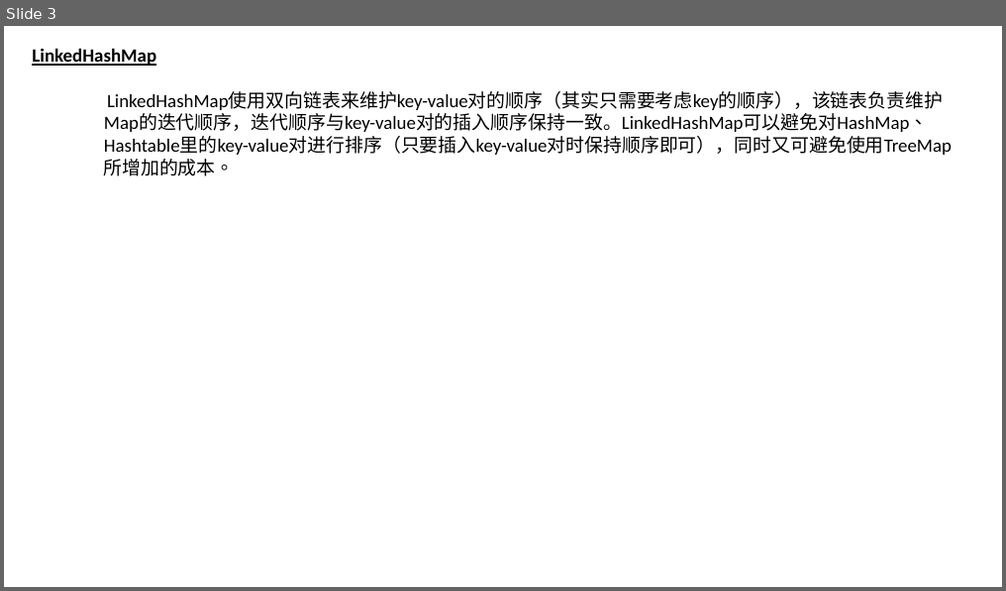
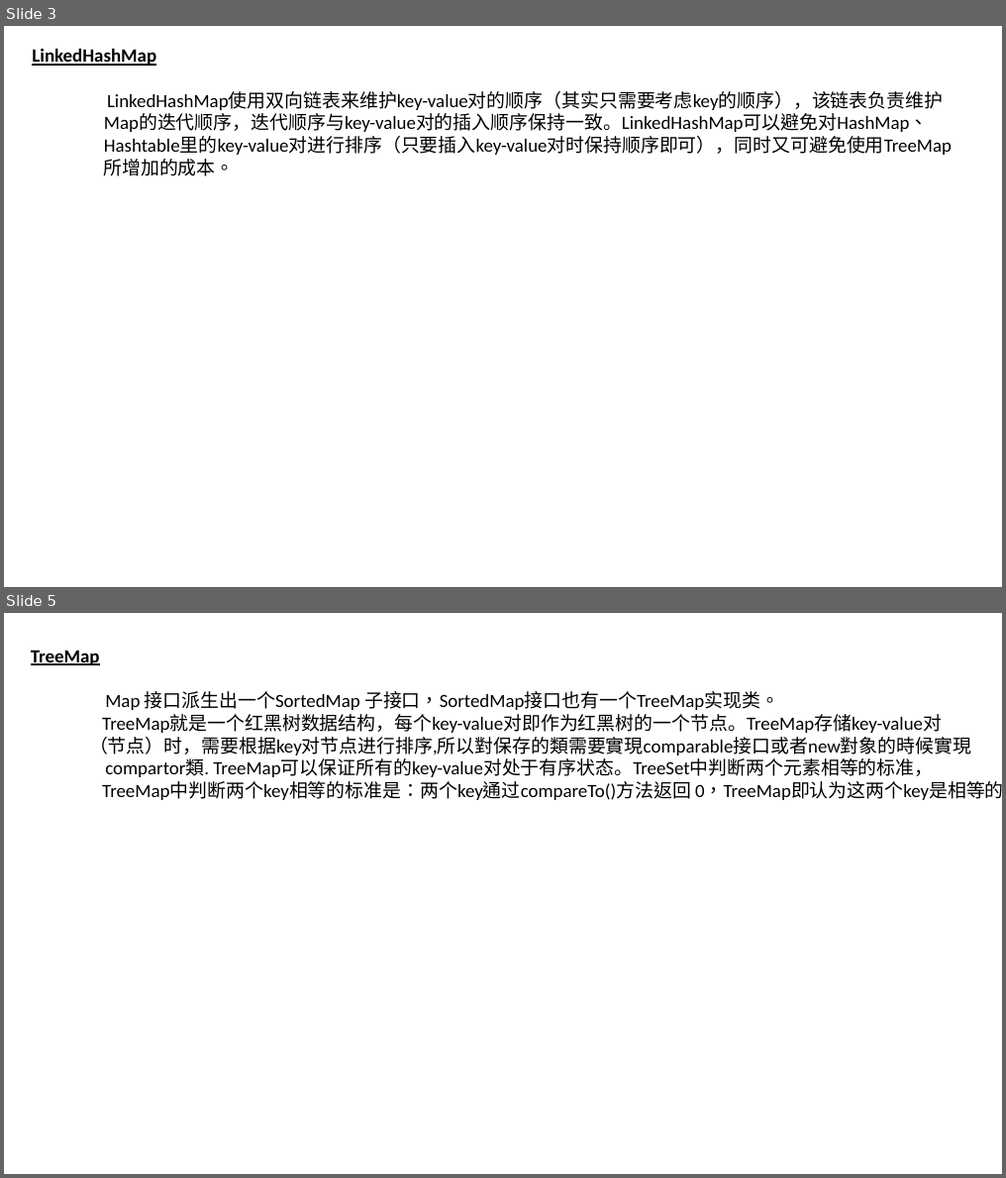
Before and after one commit to luchaojun/ChaojunStudy, a slide deck: JavaStudy/JavaStudyNote/Collection-Map/Java_Map.pptx. Shown one above the other, each under a label of ours: slide 3 before the commit, slides 3 and 5 after it; the slides between them are not shown. The pictures are 1006x591 and 1006x1178 pixels, drawn with LibreOffice and Linux fonts; fonts in the diff are those of the drawing. Boxes give left, top, right and bottom in pixels: in the first picture for what was removed or moved away, otherwise in the second. Text is boxed around its words. In the diff, an @@ line names an element or a change of style, - is before the commit and + after.

Commit message:
Add the TreeMap into pptx

```diff
--- a/JavaStudy/JavaStudyNote/Collection-Map/Java_Map.pptx
+++ b/JavaStudy/JavaStudyNote/Collection-Map/Java_Map.pptx
@@ slide 5 added at <box>4,613,1002,1174</box>, background #FFFFFF @@
@@ text added at <box>31,650,1002,800</box>, 18 pt, text #000000 @@
+TreeMap
+Map 接口派生出一个SortedMap 子接口，SortedMap接口也有一个TreeMap实现类。
+TreeMap就是一个红黑树数据结构，每个key-value对即作为红黑树的一个节点。TreeMap存储key-value对
+（节点）时，需要根据key对节点进行排序,所以對保存的類需要實現comparable接口或者new對象的時候實現
+compartor類. TreeMap可以保证所有的key-value对处于有序状态。TreeSet中判断两个元素相等的标准，
+TreeMap中判断两个key相等的标准是：两个key通过compareTo()方法返回 0，TreeMap即认为这两个key是相等的。
```
Also in this commit, not shown: 1 slide changed.
